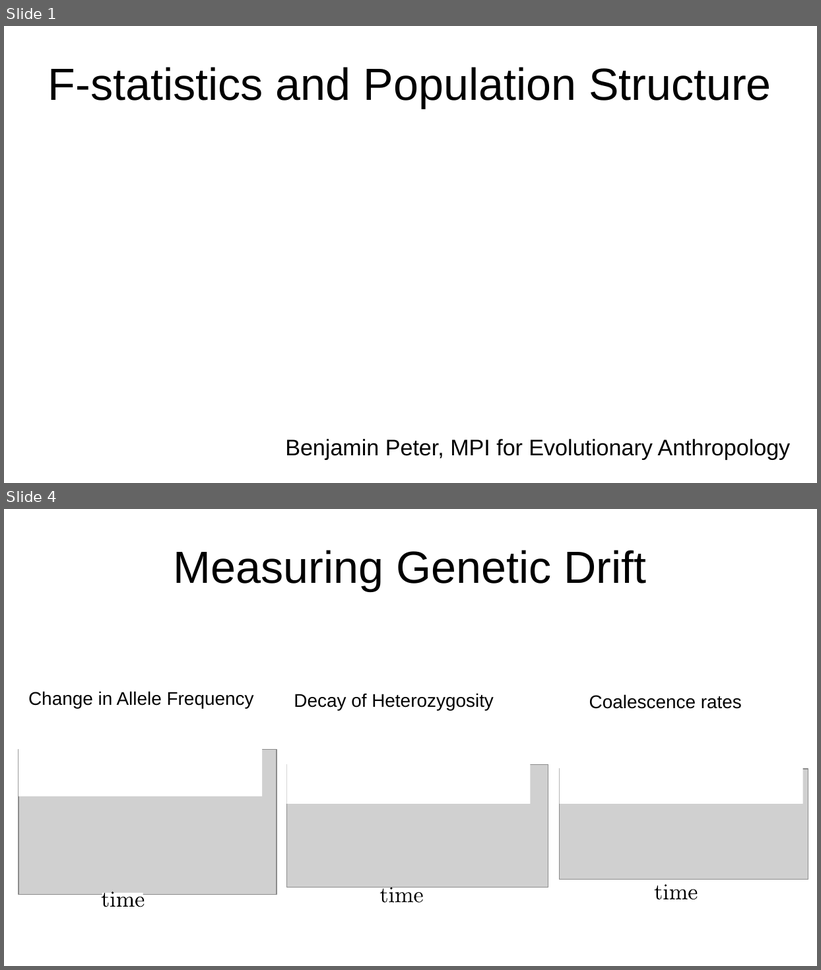
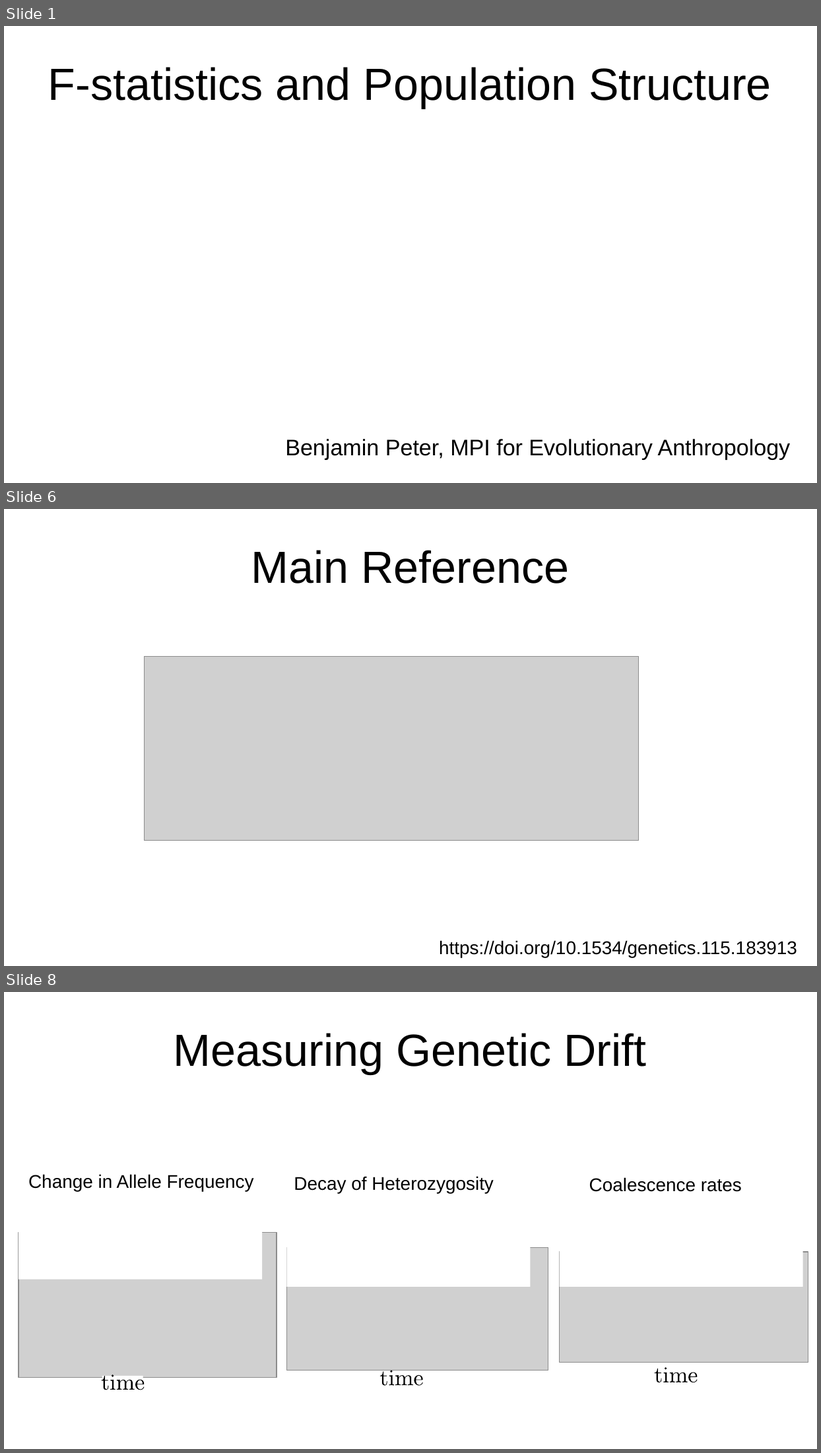
Before and after one commit to BenjaminPeter/cph_course, a slide deck: embo22_peter_day1.odp. Shown one above the other, each under a label of ours: slides 1 and 4 before the commit, slides 1, 6 and 8 after it; the slides between them are not shown. The pictures are 821x970 and 821x1453 pixels, drawn with LibreOffice and Linux fonts; fonts in the diff are those of the drawing; grey boxes stand for pictures. Boxes give left, top, right and bottom in pixels: in the first picture for what was removed or moved away, otherwise in the second. Text is boxed around its words. In the diff, an @@ line names an element or a change of style, - is before the commit and + after.

```diff
--- a/embo22_peter_day1.odp
+++ b/embo22_peter_day1.odp
@@ slide 6 added at <box>4,509,817,966</box>, background #FFFFFF @@
@@ title added at <box>252,550,570,584</box>, 44 pt, text #000000 @@
+Main Reference
@@ picture added at <box>144,657,638,841</box> @@
@@ text added at <box>439,941,797,958</box>, 18 pt, text #000000 @@
+https://doi.org/10.1534/genetics.115.183913
@@ what was slide 4 is now slide 8 @@
```
Also in this commit, not shown: 10 slides changed, 4 other slides added, 1 slide removed, 3 other files.
